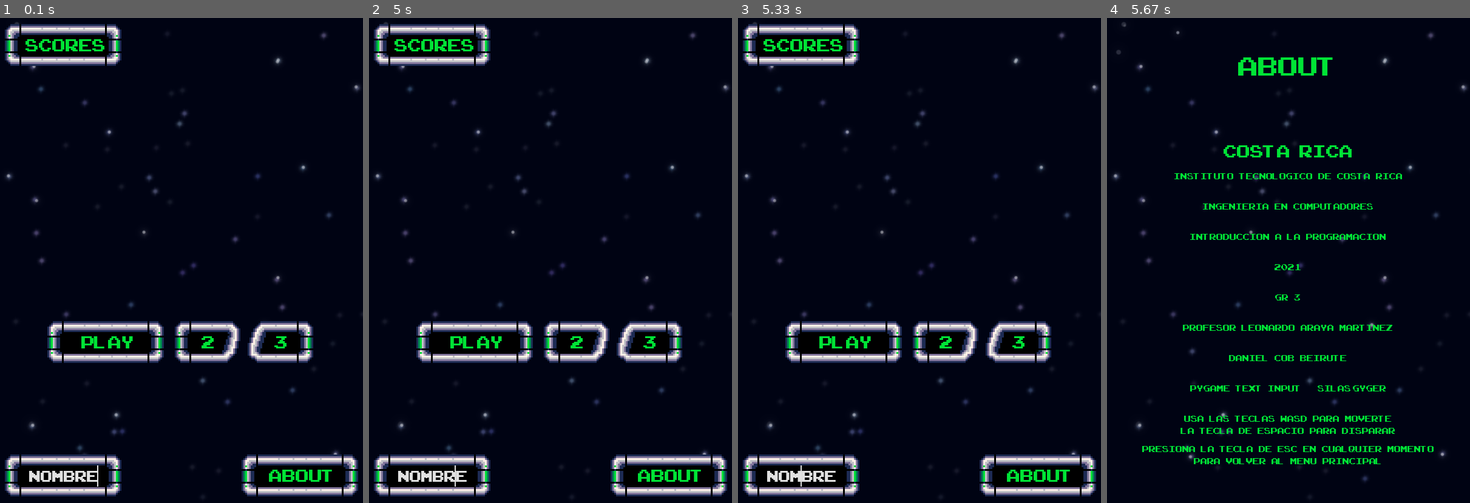
Above: before the commit, frames 1-4 (left to right).
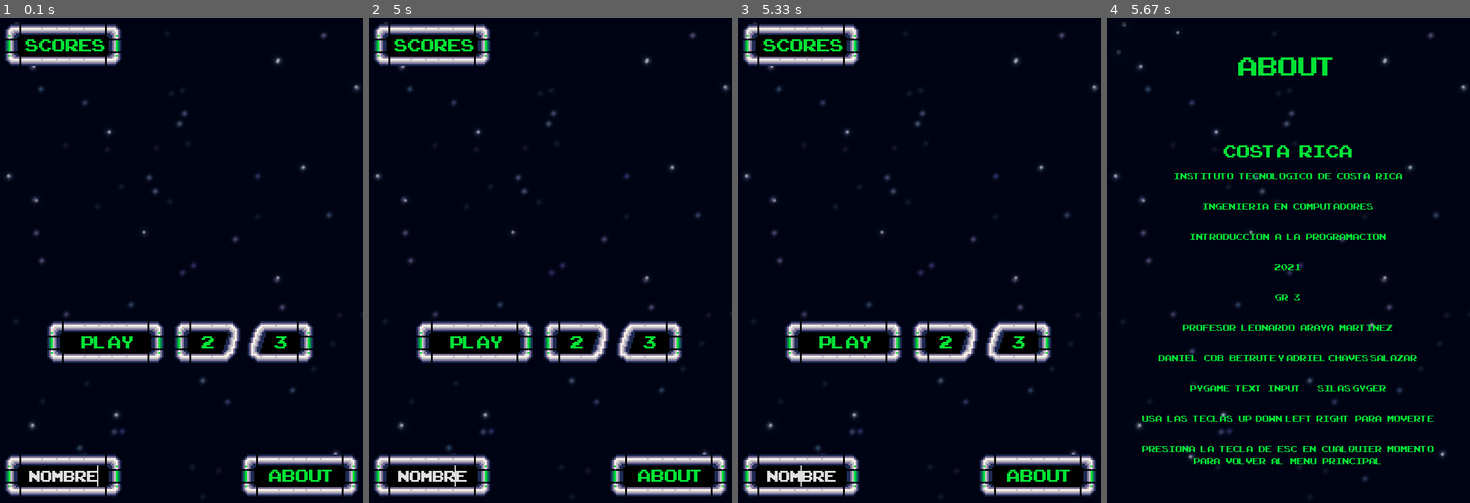
Above: after the commit, the same moments.

Repository: Adriel23456/Proyecto2-Taller-Adriel-Daniel
Game: pygame game, started from STAR LIGHT RUNNER/STAR LIGHT RUNNER.py
Two runs of this game, one before a commit and one after it. Both use one fixed random seed, a clock stepped at 60 frames per second and the inputs below.
Inputs (mouse positions are in pixels of both pictures, inside the frame that each line leads up to):
- Up to frame 1 (0.1 s): no input
- Up to frame 2 (5 s): click "3" at 0.38 s; hold Right 0.67-1.13 s; move the mouse to (535, 279) at 0.7 s; hold Up 1.22-1.52 s; hold Right 1.55-2.02 s; hold Left 2.05-2.58 s; hold Down 2.62-2.92 s; hold Left 2.95-3.35 s; hold Up 3.38-3.75 s; hold Right 3.78-4.42 s; hold Left from 4.85 s (still down)
- Up to frame 3 (5.33 s): release Left at 5.32 s
- Up to frame 4 (5.67 s): click "about" at 5.4 s

Frames 1-3 are identical in both runs. In frame 4, 1.4% of the frame differs, in the area x 9-91%, y 69-86%.

Commit message:
Version Alpha del juego 2

Diff:
--- a/STAR LIGHT RUNNER/STAR LIGHT RUNNER.py
+++ b/STAR LIGHT RUNNER/STAR LIGHT RUNNER.py
@@ -298,10 +298,9 @@
         draw_text(ventana, "2021", 20, 300, 400)
         draw_text(ventana, "GR   3", 20, 300, 450)
         draw_text(ventana, "Profesor   Leonardo   Araya   Martinez", 20, 300, 500)
-        draw_text(ventana, "Daniel   Cob   Beirute", 20, 300, 550)
+        draw_text(ventana, "Daniel   Cob   Beirute Y Adriel Chaves Salazar", 20, 300, 550)
         draw_text(ventana, "Pygame   text   input         Silas Gyger", 20, 300, 600)
-        draw_text(ventana, "Usa   las   teclas   WASD   para   moverte", 20, 300, 650)
-        draw_text(ventana, "La   tecla   de   espacio   para   disparar", 20, 300, 670)
+        draw_text(ventana, "Usa   las   teclas   UP  DOWN  LEFT  RIGHT   para   moverte", 20, 300, 650)
         draw_text(ventana, "Presiona   la   tecla   de   ESC   en   cualquier   momento", 20, 300, 700)
         draw_text(ventana, "para   volver   al   menu   principal", 20, 300, 720)
 
